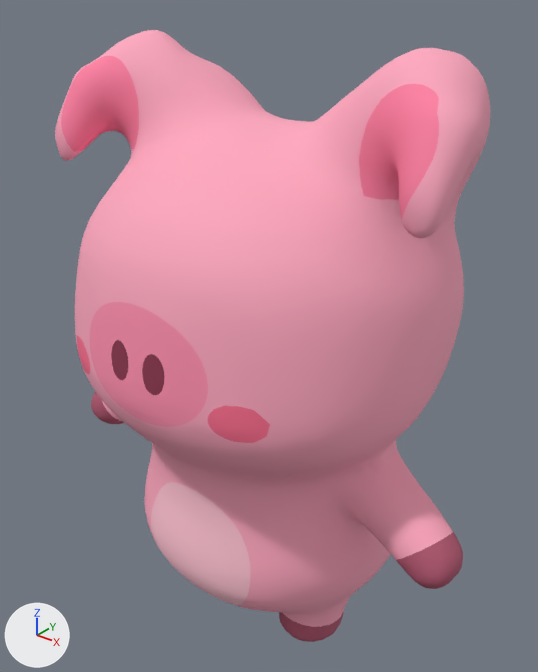
One commit to the glTF model app/assets/models/pig.glb: the scene before it, then after it.
The view is the same before and after, from a 50 mm lens placed at (1.78, -2.26, 2.77), pointed at (-0.06, 0.03, 1.35). Lighting does not change. The marker at lower left points along +X, +Y and +Z. The first picture is the older version. Vertices at exactly the same position are counted once.

Names of what the first picture shows: 'pig'.
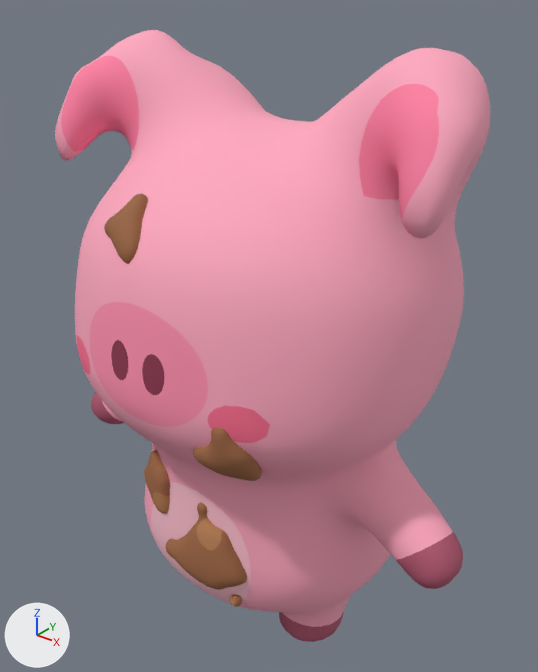
What changed in the scene script:
```text
Add mat_pig_skin_002:
    mat_pig_skin_002 = bpy.data.materials.new('pig_skin.002')
    mat_pig_skin_002.use_nodes = True; mat_pig_skin_002.node_tree.nodes.clear()
    _N = mat_pig_skin_002.node_tree.nodes; _L = mat_pig_skin_002.node_tree.links
    n0 = _N.new('ShaderNodeBsdfPrincipled'); n0.name = 'Principled BSDF'
    n0.inputs[2].default_value = 0.8  # 'Roughness'
    n1 = _N.new('ShaderNodeOutputMaterial'); n1.name = 'Material Output'
    n2 = _N.new('ShaderNodeVertexColor'); n2.name = 'Color Attribute'
    _L.new(n0.outputs[0], n1.inputs[0])  # 'BSDF' to 'Surface'
    _L.new(n2.outputs[0], n0.inputs[0])  # 'Color' to 'Base Color'
Add mat_pig_skin_001:
    mat_pig_skin_001 = bpy.data.materials.new('pig_skin.001')
    mat_pig_skin_001.use_nodes = True; mat_pig_skin_001.node_tree.nodes.clear()
    _N = mat_pig_skin_001.node_tree.nodes; _L = mat_pig_skin_001.node_tree.links
    n0 = _N.new('ShaderNodeBsdfPrincipled'); n0.name = 'Principled BSDF'
    n0.inputs[2].default_value = 0.8  # 'Roughness'
    n1 = _N.new('ShaderNodeOutputMaterial'); n1.name = 'Material Output'
    n2 = _N.new('ShaderNodeVertexColor'); n2.name = 'Color Attribute'
    _L.new(n0.outputs[0], n1.inputs[0])  # 'BSDF' to 'Surface'
    _L.new(n2.outputs[0], n0.inputs[0])  # 'Color' to 'Base Color'
Change me_pig:
    where me_pig.from_pydata(...)  # 6993 vertices, 13982 faces; spans x -1.01..1.01, y -0.79..0.86, z 0.0..2.57
    used by ob_pig; location = (0.0, 0.0, 0.0)
    me_pig part 1: its shading normals changed
Add me_cloth_mud_head:
    me_cloth_mud_head.from_pydata(...)  # 804 vertices, 1600 faces; spans x -0.271..0.436, y -0.749..-0.534, z 1.174..2.088
    me_cloth_mud_head.materials.append(mat_pig_skin_002)
Add me_cloth_mud:
    me_cloth_mud.from_pydata(...)  # 1804 vertices, 3592 faces; spans x -0.366..0.667, y -0.635..0.314, z 0.421..0.943
    me_cloth_mud.materials.append(mat_pig_skin_001)
Add ob_cloth_mud_head:
    ob_cloth_mud_head = bpy.data.objects.new('cloth_mud_head', me_cloth_mud_head)
    ob_cloth_mud_head.location = (0.0, 0.0, 0.0)
Add ob_cloth_mud:
    ob_cloth_mud = bpy.data.objects.new('cloth_mud', me_cloth_mud)
    ob_cloth_mud.location = (0.0, 0.0, 0.0)
```

Where the change shows, as pixel boxes [x1, y1, x2, y2] in the pictures (538 x 672 px):
'cloth_mud', added (brown)
    after: [144, 450, 247, 607]
'cloth_mud_head', added
    after: [104, 194, 262, 481]
